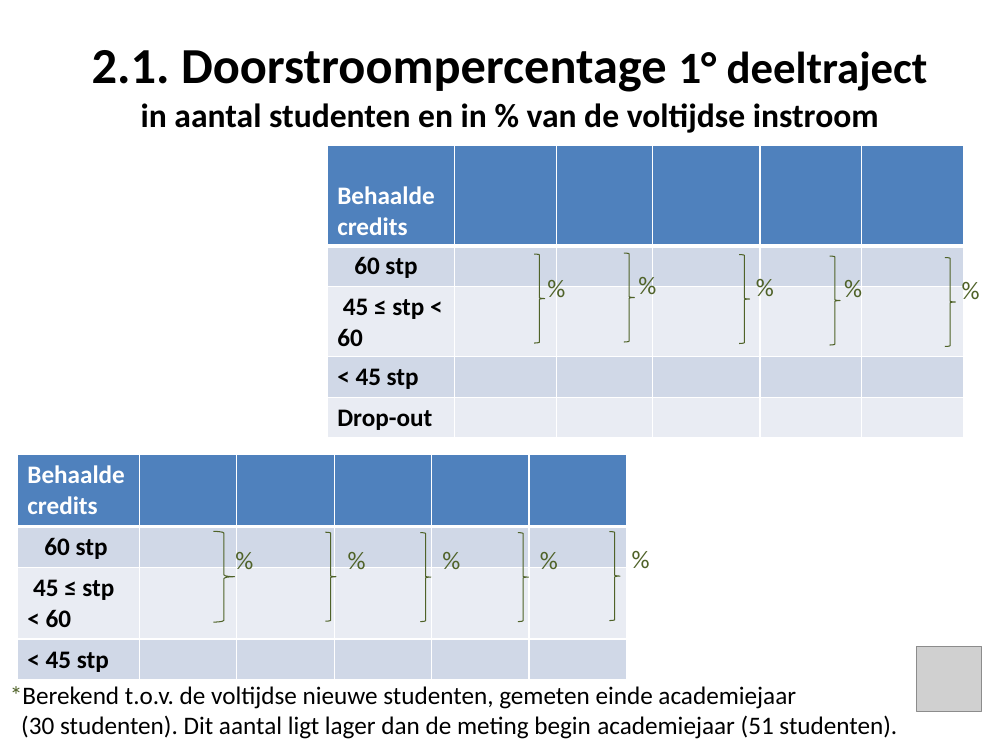
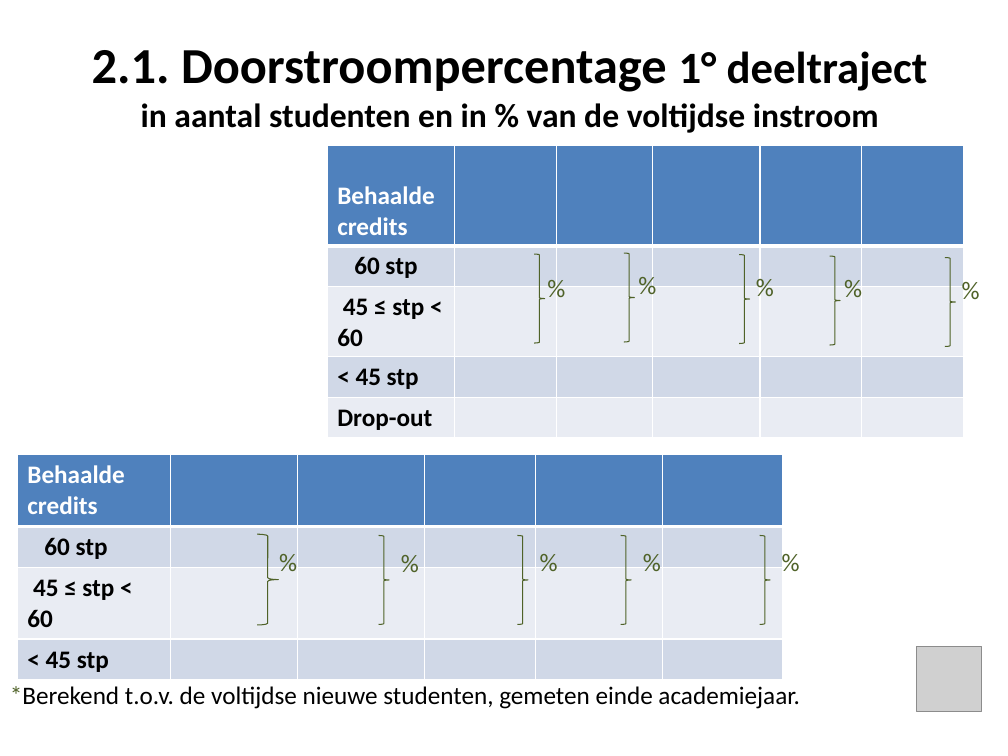
Before and after one commit to JorenSchelkens/GIP, a slide deck: slide 13 of CalculationDomain/ErasmusHogeSchool/EmptyPowerPoint.pptx. Drawn at 1008x756 pixels with LibreOffice and Linux fonts; fonts in the diff are those of the drawing; grey boxes stand for pictures. Boxes give left, top, right and bottom in pixels: in the first picture for what was removed or moved away, otherwise in the second. Text is boxed around its words. In the diff, an @@ line names an element or a change of style, - is before the commit and + after.

```diff
--- a/CalculationDomain/ErasmusHogeSchool/EmptyPowerPoint.pptx
+++ b/CalculationDomain/ErasmusHogeSchool/EmptyPowerPoint.pptx
@@ table: place and size @@
-table at bbox=[17, 455, 628, 676]
+table at bbox=[17, 455, 782, 676]
@@ right brace: place and size @@
-right brace at bbox=[214, 531, 235, 622]
+right brace at bbox=[257, 534, 278, 625]
@@ right brace: place and size @@
-right brace at bbox=[326, 532, 337, 621]
+right brace at bbox=[379, 535, 390, 624]
@@ right brace: place and size @@
-right brace at bbox=[420, 532, 431, 621]
+right brace at bbox=[517, 535, 528, 624]
@@ right brace: place and size @@
-right brace at bbox=[518, 532, 529, 621]
+right brace at bbox=[621, 535, 632, 624]
@@ right brace: place and size @@
-right brace at bbox=[610, 531, 621, 620]
+right brace at bbox=[760, 535, 771, 624]
@@ text "%": place and size @@
-text "%" at bbox=[226, 539, 290, 580]
+text "%" at bbox=[269, 542, 334, 583]
@@ text "%": place and size @@
-text "%" at bbox=[338, 539, 402, 580]
+text "%" at bbox=[391, 542, 456, 583]
@@ text "%": place and size @@
-text "%" at bbox=[432, 539, 497, 580]
+text "%" at bbox=[530, 542, 595, 583]
@@ text "%": place and size @@
-text "%" at bbox=[530, 539, 595, 580]
+text "%" at bbox=[633, 542, 698, 583]
@@ text "%": place and size @@
-text "%" at bbox=[622, 538, 686, 579]
+text "%" at bbox=[772, 542, 837, 583]
@@ text at bbox=[10, 686, 799, 709]: text changed @@
-*Berekend t.o.v. de voltijdse nieuwe studenten, gemeten einde academiejaar
-(30 studenten). Dit aantal ligt lager dan de meting begin academiejaar (51 studenten).
+*Berekend t.o.v. de voltijdse nieuwe studenten, gemeten einde academiejaar.
```
Also in this commit, not shown: 7 other files.
